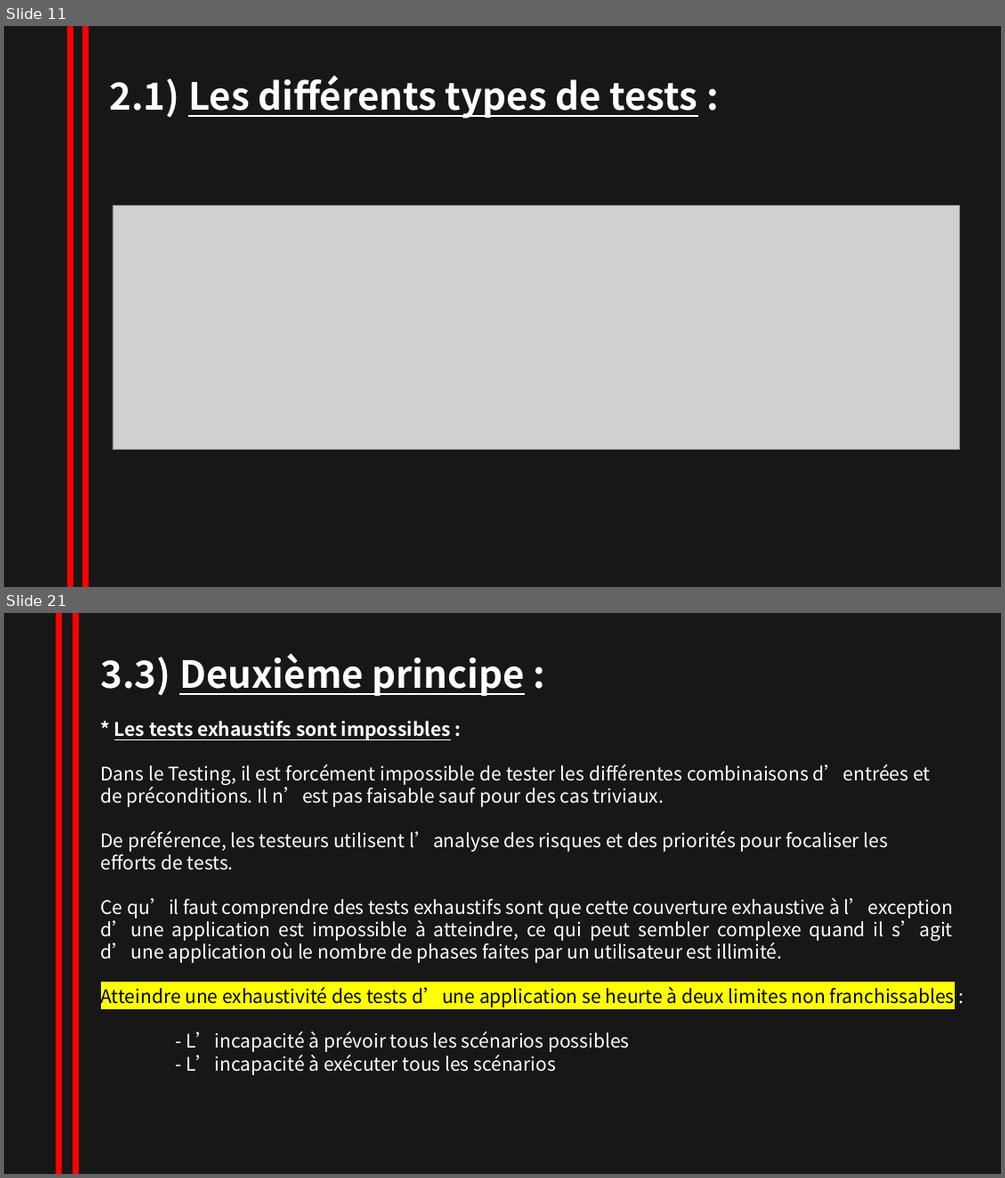
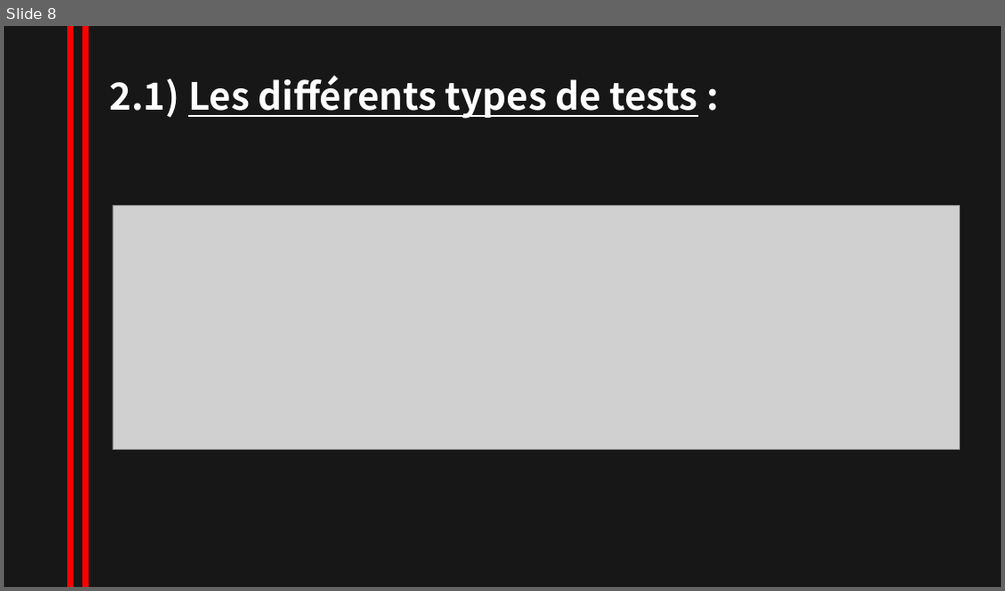
Before and after one commit to NesrineZitouni11/nesrine_zitouni, a slide deck: TRAVAUX/powerpointRevisionISTQB.pptx. Shown one above the other, each under a label of ours: slides 11 and 21 before the commit, slide 8 after it; the slides between them are not shown. The pictures are 1005x1178 and 1005x591 pixels, drawn with LibreOffice and Linux fonts; fonts in the diff are those of the drawing; grey boxes stand for pictures. Boxes give left, top, right and bottom in pixels: in the first picture for what was removed or moved away, otherwise in the second. Text is boxed around its words. In the diff, an @@ line names an element or a change of style, - is before the commit and + after.

```diff
--- a/TRAVAUX/powerpointRevisionISTQB.pptx
+++ b/TRAVAUX/powerpointRevisionISTQB.pptx
@@ slide 21 removed at box(4, 613, 1001, 1174), background #181717 @@
@@ line removed from (58, 613) to (58, 1174) @@
@@ line removed from (76, 613) to (76, 1174) @@
@@ text removed at box(101, 653, 524, 696) @@
-3.3) Deuxième principe :
@@ text removed at box(114, 721, 451, 740) @@
-* Les tests exhaustifs sont impossibles :
@@ text removed at box(101, 764, 930, 807) @@
-Dans le Testing, il est forcément impossible de tester les différentes combinaisons d’entrées et de préconditions. Il n’est pas faisable sauf pour des cas triviaux.
@@ text removed at box(101, 831, 888, 870) @@
-De préférence, les testeurs utilisent l’analyse des risques et des priorités pour focaliser les efforts de tests.
@@ text removed at box(101, 898, 953, 963) @@
-Ce qu’il faut comprendre des tests exhaustifs sont que cette couverture exhaustive à l’exception d’une application est impossible à atteindre, ce qui peut sembler complexe quand il s’agit d’une application où le nombre de phases faites par un utilisateur est illimité.
@@ text removed at box(101, 987, 955, 1075) @@
-Atteindre une exhaustivité des tests d’une application se heurte à deux limites non franchissables :
-- L’incapacité à prévoir tous les scénarios possibles
-- L’incapacité à exécuter tous les scénarios
@@ what was slide 11 is now slide 8 @@
```
Also in this commit, not shown: 2 slides changed, 5 slides added, 14 other slides removed.
